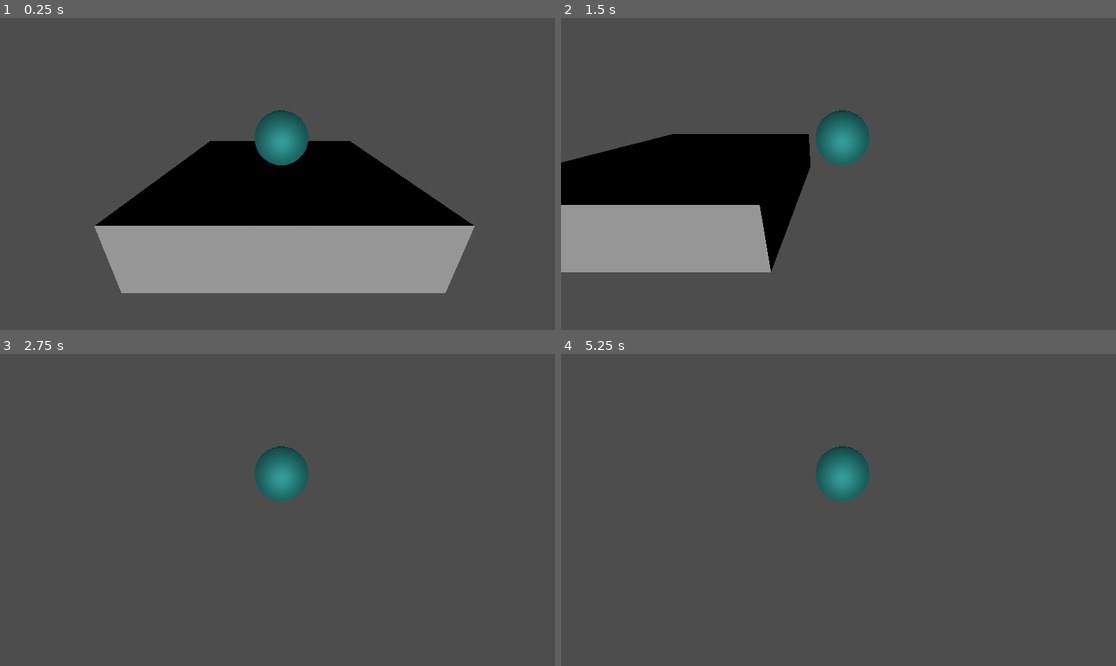
Above: before the commit, frames 1-4 (two rows, left to right).
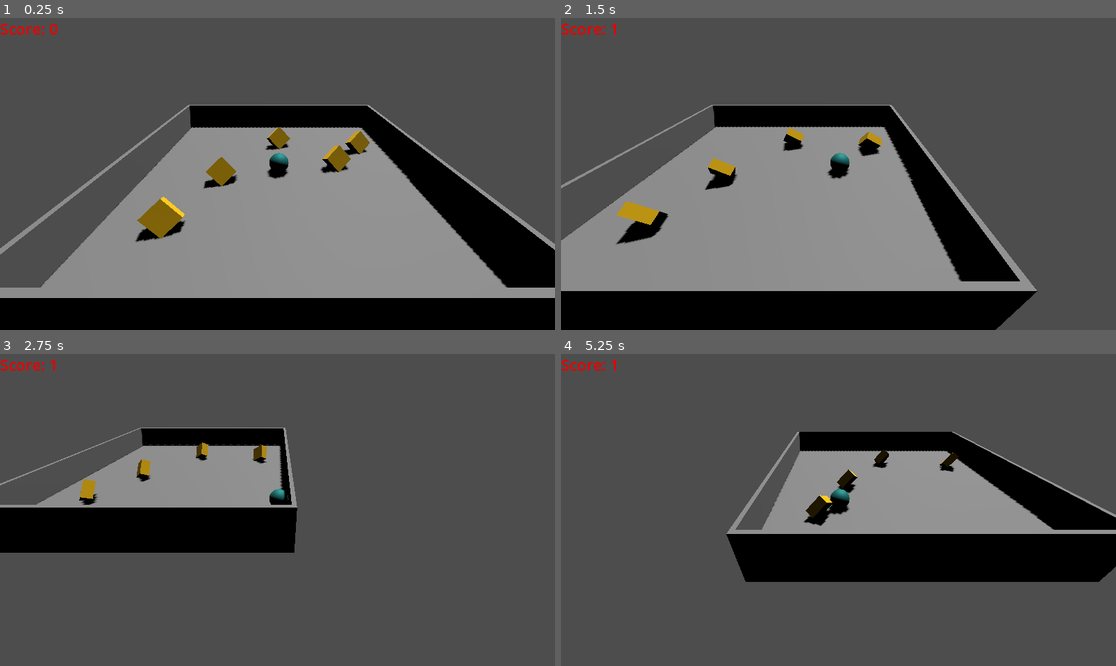
Above: after the commit, the same moments.

Repository: dalestee/Godot_Tuto_SAE
Game: Godot game, scene res://Scenes/MiniGame.tscn
Two runs of this game, one before a commit and one after it. Both use one fixed random seed, a clock stepped at 60 frames per second and the inputs below.
Inputs:
- Up to frame 1 (0.25 s): no input
- Up to frame 2 (1.5 s): hold Right (move_right) 0.53-1.28 s; hold Down (move_down) from 1.28 s (still down)
- Up to frame 3 (2.75 s): release Down (move_down) at 2.03 s; hold Right (move_right) from 2.03 s (still down)
- Up to frame 4 (5.25 s): release Right (move_right) at 2.78 s; hold Up (move_up) 2.78-3.53 s; hold Left (move_left) 3.53-5.03 s; hold Down (move_down) from 5.03 s (still down)

The runs differ from the first frame. In frame 1, 38% of the frame differs, in the area x 0-100%, y 1-100%; in frame 2, 43%, in the area x 0-86%, y 1-100%; in frame 3, 17%; in frame 4, 26%.

Commit message:
rollaball finished

Diff:
--- /dev/null
+++ b/rollaball/Materials/pickUp.tres
@@ -0,0 +1,4 @@
+[gd_resource type="StandardMaterial3D" format=3 uid="uid://c0ml561lj6y2p"]
+
+[resource]
+albedo_color = Color(1, 0.784314, 0, 1)
--- a/rollaball/Scenes/MiniGame.tscn
+++ b/rollaball/Scenes/MiniGame.tscn
@@ -1,8 +1,11 @@
-[gd_scene load_steps=8 format=3 uid="uid://c1fd0n1p774lr"]
+[gd_scene load_steps=11 format=3 uid="uid://c1fd0n1p774lr"]
 
-[ext_resource type="Script" uid="uid://xc88ivrdgvf5" path="res://Scenes/PlayerController.gd" id="1_vcft8"]
+[ext_resource type="PackedScene" uid="uid://dwc58yvvyexd6" path="res://Scenes/pick_up.tscn" id="1_5rybl"]
+[ext_resource type="Script" uid="uid://bsh80miyqrxa6" path="res://Scripts/LevelManager.gd" id="1_t1rg2"]
+[ext_resource type="Script" uid="uid://xc88ivrdgvf5" path="res://Scripts/PlayerController.gd" id="1_vcft8"]
 [ext_resource type="Material" uid="uid://b8oo5p7bdyr8y" path="res://Materials/Player.tres" id="2_vcft8"]
-[ext_resource type="Script" uid="uid://dtxqu1blkfo0t" path="res://Scenes/CameraController.gd" id="3_sbppy"]
+[ext_resource type="Script" uid="uid://dtxqu1blkfo0t" path="res://Scripts/CameraController.gd" id="3_sbppy"]
+[ext_resource type="Script" uid="uid://cecrxmq7rg5k3" path="res://Scripts/ScoreLabel.gd" id="6_jdjdp"]
 
 [sub_resource type="BoxMesh" id="BoxMesh_rq21l"]
 
@@ -13,9 +16,17 @@
 [sub_resource type="SphereMesh" id="SphereMesh_rq21l"]
 
 [node name="Node3D" type="Node3D"]
+script = ExtResource("1_t1rg2")
+pick_up_scene = ExtResource("1_5rybl")
+number_of_pickups = 5
+spawn_radius = 5.0
+
+[node name="DirectionalLight3D" type="DirectionalLight3D" parent="."]
+transform = Transform3D(-0.866023, -0.433016, 0.250001, 0, 0.499998, 0.866027, -0.500003, 0.749999, -0.43301, 0, 0, 0)
+shadow_enabled = true
 
 [node name="Ground" type="StaticBody3D" parent="."]
-transform = Transform3D(2, 0, 0, 0, 1, 0, 0, 0, 2, 0, 0, 0)
+transform = Transform3D(7, 0, 0, 0, 1, 0, 0, 0, 7, 0, 0, 0)
 
 [node name="MeshInstance3D" type="MeshInstance3D" parent="Ground"]
 transform = Transform3D(2, 0, 0, 0, 1, 0, 0, 0, 2, 0, 0, 0)
@@ -24,8 +35,57 @@
 [node name="CollisionShape3D" type="CollisionShape3D" parent="Ground"]
 transform = Transform3D(2, 0, 0, 0, 1, 0, 0, 0, 2, 0, 0, 0)
 shape = SubResource("BoxShape3D_vcft8")
+debug_color = Color(0.840665, 0.345077, 0.441956, 0.42)
 
-[node name="Player" type="RigidBody3D" parent="."]
+[node name="WestWall" type="StaticBody3D" parent="."]
+transform = Transform3D(0.1, 0, 0, 0, 2, 0, 0, 0, 7, -6.9, 1, 0)
+
+[node name="MeshInstance3D" type="MeshInstance3D" parent="WestWall"]
+transform = Transform3D(2, 0, 0, 0, 1, 0, 0, 0, 2, 0, 0, 0)
+mesh = SubResource("BoxMesh_rq21l")
+
+[node name="CollisionShape3D" type="CollisionShape3D" parent="WestWall"]
+transform = Transform3D(2, 0, 0, 0, 1, 0, 0, 0, 2, 0, 0, 0)
+shape = SubResource("BoxShape3D_vcft8")
+debug_color = Color(0.840665, 0.345077, 0.441956, 0.42)
+
+[node name="EastWall" type="StaticBody3D" parent="."]
+transform = Transform3D(0.1, 0, 0, 0, 2, 0, 0, 0, 7, 6.9, 1, 0)
+
+[node name="MeshInstance3D" type="MeshInstance3D" parent="EastWall"]
+transform = Transform3D(2, 0, 0, 0, 1, 0, 0, 0, 2, 0, 0, 0)
+mesh = SubResource("BoxMesh_rq21l")
+
+[node name="CollisionShape3D" type="CollisionShape3D" parent="EastWall"]
+transform = Transform3D(2, 0, 0, 0, 1, 0, 0, 0, 2, 0, 0, 0)
+shape = SubResource("BoxShape3D_vcft8")
+debug_color = Color(0.840665, 0.345077, 0.441956, 0.42)
+
+[node name="NorthWall" type="StaticBody3D" parent="."]
+transform = Transform3D(-4.37114e-09, 0, 7, 0, 2, 0, -0.1, 0, -3.0598e-07, 0, 1, -6.9)
+
+[node name="MeshInstance3D" type="MeshInstance3D" parent="NorthWall"]
+transform = Transform3D(2, 0, 0, 0, 1, 0, 0, 0, 2, 0, 0, 0)
+mesh = SubResource("BoxMesh_rq21l")
+
+[node name="CollisionShape3D" type="CollisionShape3D" parent="NorthWall"]
+transform = Transform3D(2, 0, 0, 0, 1, 0, 0, 0, 2, 0, 0, 0)
+shape = SubResource("BoxShape3D_vcft8")
+debug_color = Color(0.840665, 0.345077, 0.441956, 0.42)
+
+[node name="SouthWall" type="StaticBody3D" parent="."]
+transform = Transform3D(-4.37114e-09, 0, 7, 0, 2, 0, -0.1, 0, -3.0598e-07, 0, 1, 6.9)
+
+[node name="MeshInstance3D" type="MeshInstance3D" parent="SouthWall"]
+transform = Transform3D(2, 0, 0, 0, 1, 0, 0, 0, 2, 0, 0, 0)
+mesh = SubResource("BoxMesh_rq21l")
+
+[node name="CollisionShape3D" type="CollisionShape3D" parent="SouthWall"]
+transform = Transform3D(2, 0, 0, 0, 1, 0, 0, 0, 2, 0, 0, 0)
+shape = SubResource("BoxShape3D_vcft8")
+debug_color = Color(0.840665, 0.345077, 0.441956, 0.42)
+
+[node name="Player" type="RigidBody3D" parent="." groups=["player"]]
 transform = Transform3D(1, 0, 0, 0, 1, 0, 0, 0, 1, 0, 1.05421, 0)
 script = ExtResource("1_vcft8")
 
@@ -37,9 +97,16 @@
 mesh = SubResource("SphereMesh_rq21l")
 
 [node name="Camera3D" type="Camera3D" parent="." node_paths=PackedStringArray("target")]
-transform = Transform3D(1, 0, 0, 0, 0.926968, 0.375141, 0, -0.375141, 0.926968, -0.0737107, 1.86559, 3.77453)
+transform = Transform3D(1, 0, 0, 0, 0.829018, 0.559222, 0, -0.559222, 0.829018, -0.0737107, 6.43574, 9.00838)
 script = ExtResource("3_sbppy")
 target = NodePath("../Player")
 
-[node name="DirectionalLight3D" type="DirectionalLight3D" parent="."]
-transform = Transform3D(1, 0, 0, 0, 1, 0, 0, 0, 1, 1.85179, 1.90223, 0)
+[node name="CanvasLayer" type="CanvasLayer" parent="."]
+
+[node name="Label" type="Label" parent="CanvasLayer"]
+offset_right = 40.0
+offset_bottom = 23.0
+theme_override_colors/font_color = Color(0.92549, 0, 0, 1)
+theme_override_font_sizes/font_size = 32
+text = "Score: 0"
+script = ExtResource("6_jdjdp")
--- /dev/null
+++ b/rollaball/Scenes/pick_up.tscn
@@ -0,0 +1,24 @@
+[gd_scene load_steps=5 format=3 uid="uid://dwc58yvvyexd6"]
+
+[ext_resource type="Script" uid="uid://bfvtk0kfn837n" path="res://Scripts/Rotator.gd" id="1_vjksl"]
+[ext_resource type="Material" uid="uid://c0ml561lj6y2p" path="res://Materials/pickUp.tres" id="2_bss85"]
+
+[sub_resource type="BoxMesh" id="BoxMesh_rq21l"]
+
+[sub_resource type="BoxShape3D" id="BoxShape3D_vcft8"]
+
+[node name="PickUp" type="Area3D" groups=["pickups"]]
+transform = Transform3D(0.426777, -0.0732233, 0.25, 0.25, 0.25, -0.353553, -0.0732233, 0.426777, 0.25, 0, 0, 0)
+script = ExtResource("1_vjksl")
+
+[node name="MeshInstance3D" type="MeshInstance3D" parent="."]
+transform = Transform3D(2, 0, 0, 0, 1, 0, 0, 0, 2, 0, 0, 0)
+material_override = ExtResource("2_bss85")
+mesh = SubResource("BoxMesh_rq21l")
+
+[node name="CollisionShape3D" type="CollisionShape3D" parent="."]
+transform = Transform3D(2, 4.47035e-08, 8.9407e-08, -4.47035e-08, 2, 1.19209e-07, -8.9407e-08, -1.19209e-07, 2, 0, 0, 0)
+shape = SubResource("BoxShape3D_vcft8")
+debug_color = Color(0.840665, 0.345077, 0.441956, 0.42)
+
+[connection signal="body_entered" from="." to="." method="_on_body_entered"]
--- /dev/null
+++ b/rollaball/Scripts/GameManager.gd
@@ -0,0 +1,20 @@
+extends Node
+
+# A signal that will be emitted whenever the score changes.
+# The UI will listen for this signal to know when to update itself.
+signal score_updated(new_score)
+
+# The variable to hold the current score.
+var current_score: int = 0
+
+# A function to add points to the score.
+func add_point():
+	current_score += 1
+	print("Score is now: ", current_score) # For debugging
+	# Emit the signal to notify any listeners (like the UI) that the score has changed.
+	score_updated.emit(current_score)
+
+# A function to reset the score, e.g., when starting a new game.
+func reset_score():
+	current_score = 0
+	score_updated.emit(current_score)
--- /dev/null
+++ b/rollaball/Scripts/LevelManager.gd
@@ -0,0 +1,31 @@
+extends Node3D
+
+# This will create a slot in the Inspector where you can drag your pick_up.tscn file.
+@export var pick_up_scene: PackedScene
+
+# How many pickups to create.
+@export var number_of_pickups: int = 12
+
+# The area around the center (0,0,0) where pickups will spawn.
+@export var spawn_radius: float = 15.0
+
+# _ready is called once when the node enters the scene tree for the first time.
+func _ready():
+	# Check if the pick_up_scene has been assigned in the Inspector.
+	if not pick_up_scene:
+		print("ERROR: Pick-up scene not set in the Level Manager.")
+		return
+
+	# Loop to create the specified number of pickups.
+	for i in number_of_pickups:
+		# Create a new instance of the PickUp scene.
+		var pickup_instance = pick_up_scene.instantiate()
+
+		# Generate a random position within the spawn radius.
+		var spawn_position = Vector3(randf_range(-spawn_radius, spawn_radius), 1.0, randf_range(-spawn_radius, spawn_radius))
+
+		# Set the position of the new pickup.
+		pickup_instance.position = spawn_position
+
+		# Add the new pickup to the main scene as a child of this node.
+		add_child(pickup_instance)
--- /dev/null
+++ b/rollaball/Scripts/Rotator.gd
@@ -0,0 +1,22 @@
+extends Area3D
+
+# The speed at which the object will rotate, in radians per second.
+# You can change this value in the Inspector.
+@export var rotation_speed: float = 2.0
+
+# _process is called every frame. 'delta' is the time since the last frame.
+func _process(delta):
+	# Rotate the object around its own Y (upward) axis.
+	# Multiplying by delta makes the rotation smooth and frame-rate independent.
+	rotate_y(rotation_speed * delta)
+
+	# Check if the colliding body is the player.
+func _on_body_entered(body: Node3D):
+	# Check if the colliding body is the player.
+	if body.is_in_group("player"):
+
+		GameManager.add_point()
+		# -------------------
+
+		# The pickup still disappears as before.
+		queue_free()
--- /dev/null
+++ b/rollaball/Scripts/ScoreLabel.gd
@@ -0,0 +1,15 @@
+extends Label
+
+# _ready() is called when the node is ready.
+func _ready():
+	# When the game starts, immediately connect this label's update function
+	# to the GameManager's score_updated signal.
+	GameManager.score_updated.connect(update_text)
+
+	# Also, set the initial text correctly.
+	update_text(GameManager.current_score)
+
+# This function will be called automatically whenever the GameManager emits the signal.
+func update_text(new_score: int):
+	# Update the label's text property.
+	text = "Score: " + str(new_score)
--- a/rollaball/project.godot
+++ b/rollaball/project.godot
@@ -14,6 +14,10 @@
 run/main_scene="uid://c1fd0n1p774lr"
 config/features=PackedStringArray("4.4", "Forward Plus")
 config/icon="res://icon.svg"
+
+[autoload]
+
+GameManager="*res://Scripts/GameManager.gd"
 
 [input]
 
Renamed: rollaball/Scenes/CameraController.gd -> rollaball/Scripts/CameraController.gd
Renamed: rollaball/Scenes/CameraController.gd.uid -> rollaball/Scripts/CameraController.gd.uid
Not shown, added: rollaball/Scripts/GameManager.gd.uid
Not shown, added: rollaball/Scripts/LevelManager.gd.uid
Renamed: rollaball/Scenes/PlayerController.gd -> rollaball/Scripts/PlayerController.gd
Renamed: rollaball/Scenes/PlayerController.gd.uid -> rollaball/Scripts/PlayerController.gd.uid
Not shown, added: rollaball/Scripts/Rotator.gd.uid
Not shown, added: rollaball/Scripts/ScoreLabel.gd.uid
